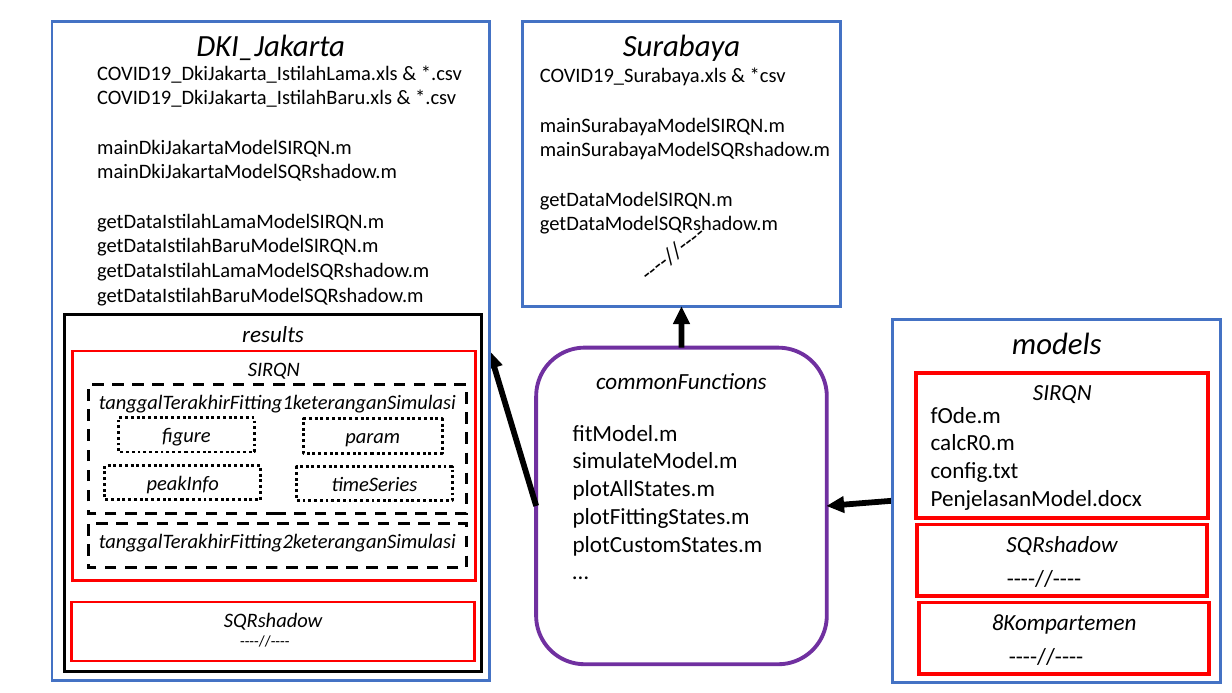
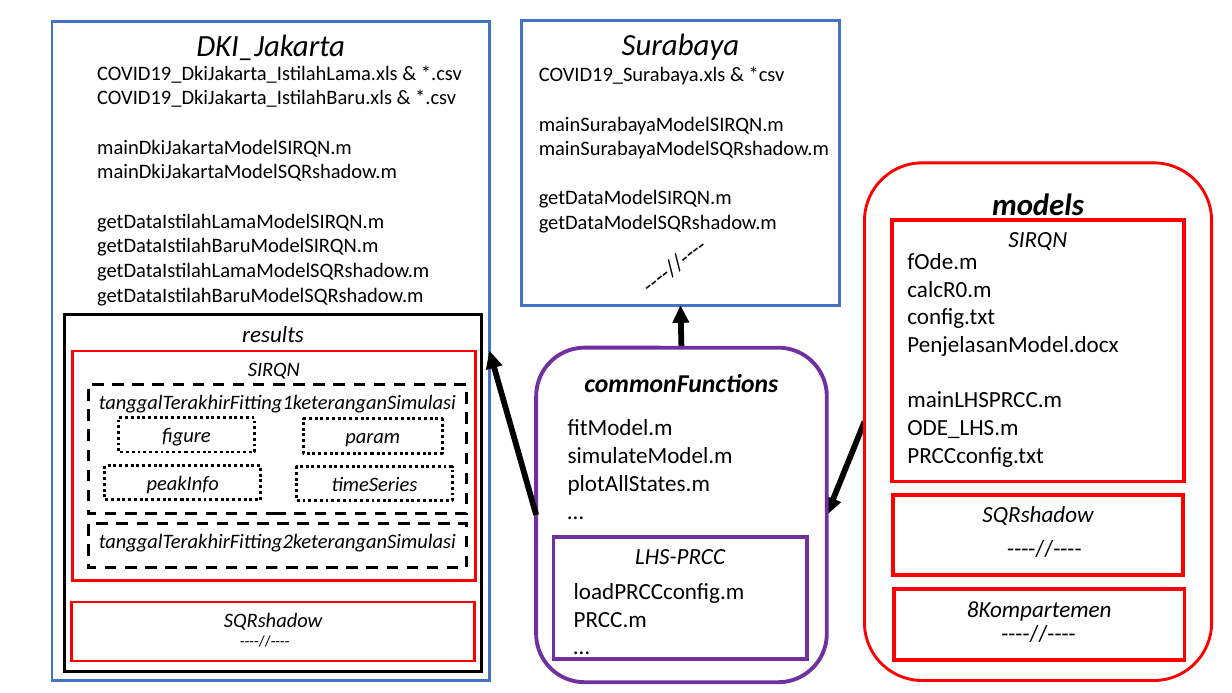
Before and after one commit to BagaskaraPutra/Indonesia-COVID19-Model-Fitting-and-Simulation, a slide deck: slide 1 of ArsitekturProgram.pptx. Drawn at 1232x693 pixels with LibreOffice and Linux fonts; fonts in the diff are those of the drawing. Boxes give left, top, right and bottom in pixels: in the first picture for what was removed or moved away, otherwise in the second. Text is boxed around its words. In the diff, an @@ line names an element or a change of style, - is before the commit and + after.

```diff
--- a/ArsitekturProgram.pptx
+++ b/ArsitekturProgram.pptx
@@ rounded rectangle "models": place and size @@
-rounded rectangle "models" at box(893, 320, 1221, 683)
+rounded rectangle "models" at box(865, 163, 1213, 680)
@@ rounded rectangle "models" at box(865, 163, 1213, 680): bold on; rectangle to rounded rectangle; outline #4472C4 2.25 pt to #FF0000 2.25 pt @@
@@ text "----//----": place and size @@
-text "----//----" at box(625, 195, 734, 291)
+text "----//----" at box(625, 207, 735, 303)
@@ rectangle "SIRQN": place and size @@
-rectangle "SIRQN" at box(917, 373, 1209, 518)
+rectangle "SIRQN" at box(892, 220, 1184, 482)
@@ text "fOde.m": place and size @@
-text "fOde.m" at box(931, 407, 1142, 510)
+text "fOde.m" at box(907, 253, 1118, 467)
@@ arrow moved from (536, 506) - (490, 351) to (536, 515) - (490, 351) @@
@@ rounded rectangle "commonFunctions": place and size @@
-rounded rectangle "commonFunctions" at box(536, 348, 827, 665)
+rounded rectangle "commonFunctions" at box(536, 348, 827, 682)
@@ rounded rectangle "commonFunctions" at box(536, 348, 827, 682): size 18 to 20 pt, bold on @@
@@ text at box(907, 391, 1062, 467): paragraphs added @@
+mainLHSPRCC.m
+ODE_LHS.m
+PRCCconfig.txt
@@ arrow moved from (893, 501) - (827, 506) to (865, 421) - (827, 515) @@
@@ text at box(573, 508, 763, 556): paragraphs removed @@
-plotFittingStates.m
-plotCustomStates.m
@@ rectangle "SQRshadow": place and size @@
-rectangle "SQRshadow" at box(917, 525, 1208, 596)
+rectangle "SQRshadow" at box(893, 495, 1184, 575)
@@ rectangle added at box(554, 538, 807, 660), fill #FFFFFF, outline #7030A0 3 pt, 18 pt, text #000000, italic @@
+LHS-PRCC
@@ text "----//----" rewrapped from box(923, 559, 1165, 596) to box(924, 530, 1165, 589) @@
@@ text added at box(574, 583, 745, 627), 18 pt, text #000000 @@
+loadPRCCconfig.m
+PRCC.m
+…
@@ rectangle "8Kompartemen": place and size @@
-rectangle "8Kompartemen" at box(919, 603, 1210, 674)
+rectangle "8Kompartemen" at box(894, 590, 1185, 661)
@@ text "----//----": place and size @@
-text "----//----" at box(926, 637, 1167, 674)
+text "----//----" at box(918, 615, 1159, 652)
```
Also in this commit, not shown: 9 other files.
